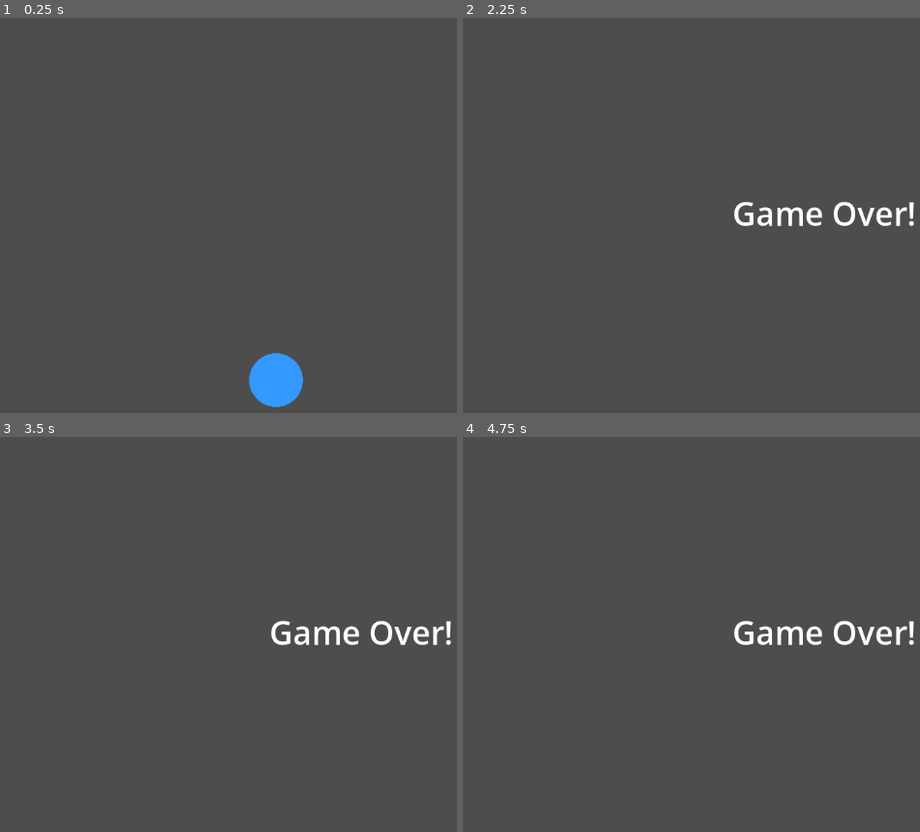
Above: before the commit, frames 1-4 (two rows, left to right).
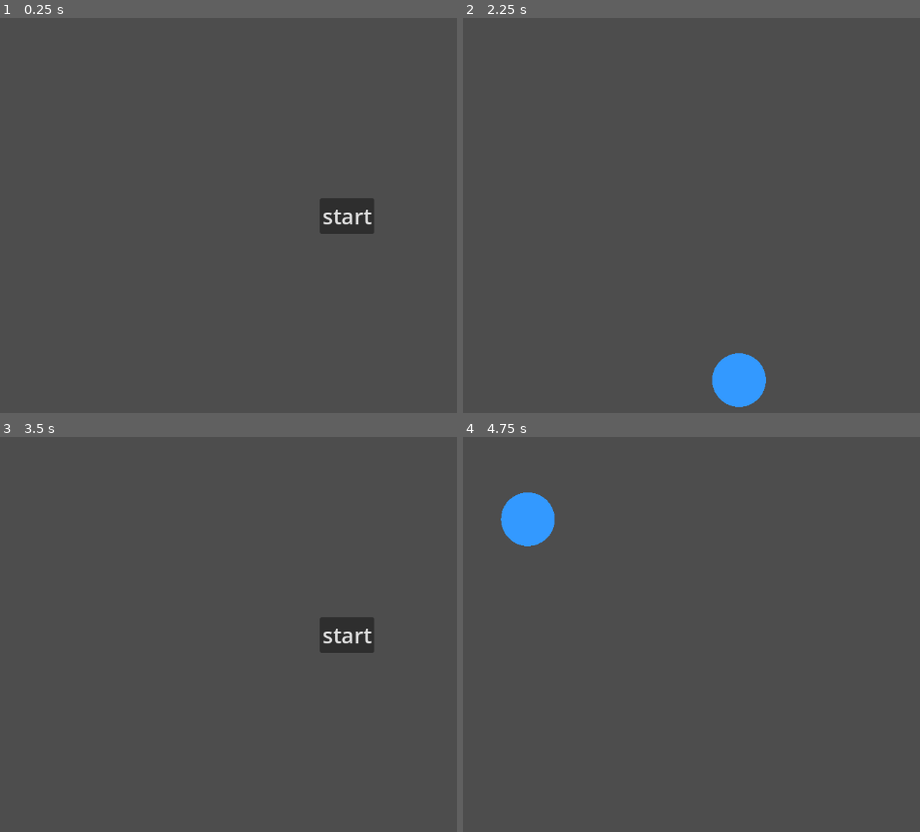
Above: after the commit, the same moments.

Repository: satyaF123/final_project
Game: Godot game, scene res://main.tscn
Two runs of this game, one before a commit and one after it. Both use one fixed random seed, a clock stepped at 60 frames per second and the inputs below.
Inputs (mouse positions are in pixels of both pictures, inside the frame that each line leads up to):
- Up to frame 1 (0.25 s): no input
- Up to frame 2 (2.25 s): click (810, 215) at 0.5 s, where only the run after the commit has a clickable "start"; tap Enter at 1.25 s; move the mouse to (outside the picture) at 1.27 s; click (outside the picture) at 1.42 s; tap Space at 2 s; move the mouse to (659, 235) at 2.02 s; click (659, 235) at 2.17 s
- Up to frame 3 (3.5 s): click (356, 677) at 2.75 s, where only the run after the commit has a clickable "restart"
- Up to frame 4 (4.75 s): click (810, 634) at 3.5 s, where only the run after the commit has a clickable "start"; tap Enter at 4.25 s; move the mouse to (892, 535) at 4.27 s; click (892, 535) at 4.42 s

The runs differ from the first frame. In frame 1, 2.3% of the frame differs, in the area x 54-82%, y 45-99%; in frame 2, 2.3%; in frame 3, 1.8%; in frame 4, 2.3%.

Commit message:
created restart label and start label , and gave them signals

Diff:
--- a/main.gd
+++ b/main.gd
@@ -6,8 +6,8 @@
 
 func _ready():
 	$UI/Gameover.visible = false
-	game_running = true
-	spawn_button()
+	$UI/restart.visible = false
+	$UI/start.visible = true
 
 func spawn_button():
 	if not game_running:
@@ -24,3 +24,18 @@
 func on_button_missed():
 	game_running = false
 	$UI/Gameover.visible = true
+	$UI/restart.visible = true
+
+func start_game():
+	game_running = true
+	$UI/Gameover.visible = false
+	$UI/restart.visible = false
+	$UI/start.visible = false
+	spawn_button()
+
+func _on_start_pressed() -> void:
+	start_game()
+
+
+func _on_restart_pressed() -> void:
+	get_tree().reload_current_scene()
--- a/main.tscn
+++ b/main.tscn
@@ -15,3 +15,23 @@
 offset_bottom = 358.0
 theme_override_font_sizes/font_size = 48
 text = "Game Over!"
+
+[node name="start" type="Button" parent="UI" unique_id=1290133616]
+offset_left = 531.0
+offset_top = 302.0
+offset_right = 612.0
+offset_bottom = 355.0
+theme_override_font_sizes/font_size = 32
+text = "start"
+
+[node name="restart" type="Button" parent="UI" unique_id=2073195474]
+visible = false
+offset_left = 531.0
+offset_top = 365.0
+offset_right = 645.0
+offset_bottom = 418.0
+theme_override_font_sizes/font_size = 32
+text = "restart"
+
+[connection signal="pressed" from="UI/start" to="." method="_on_start_pressed"]
+[connection signal="pressed" from="UI/restart" to="." method="_on_restart_pressed"]
